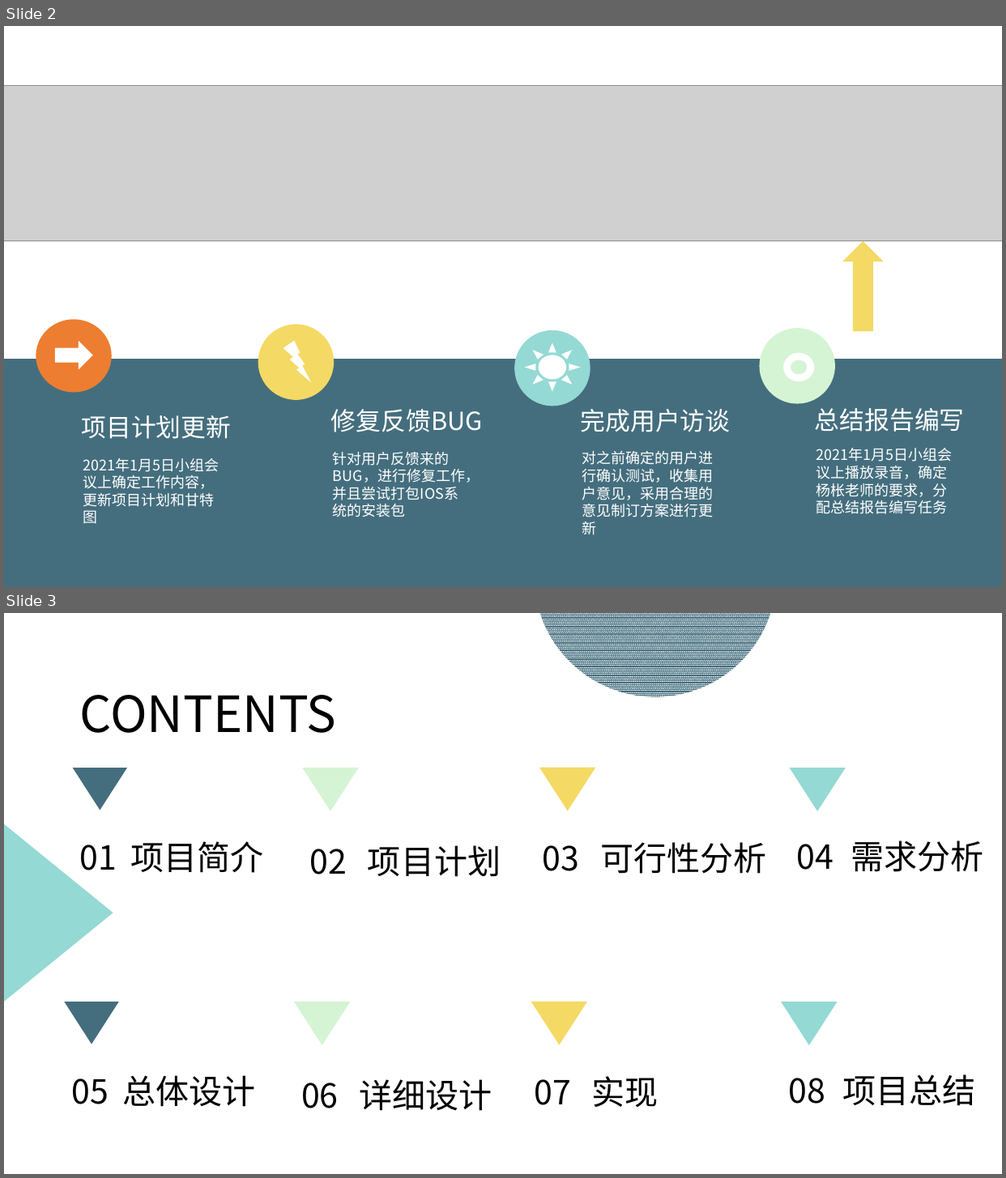
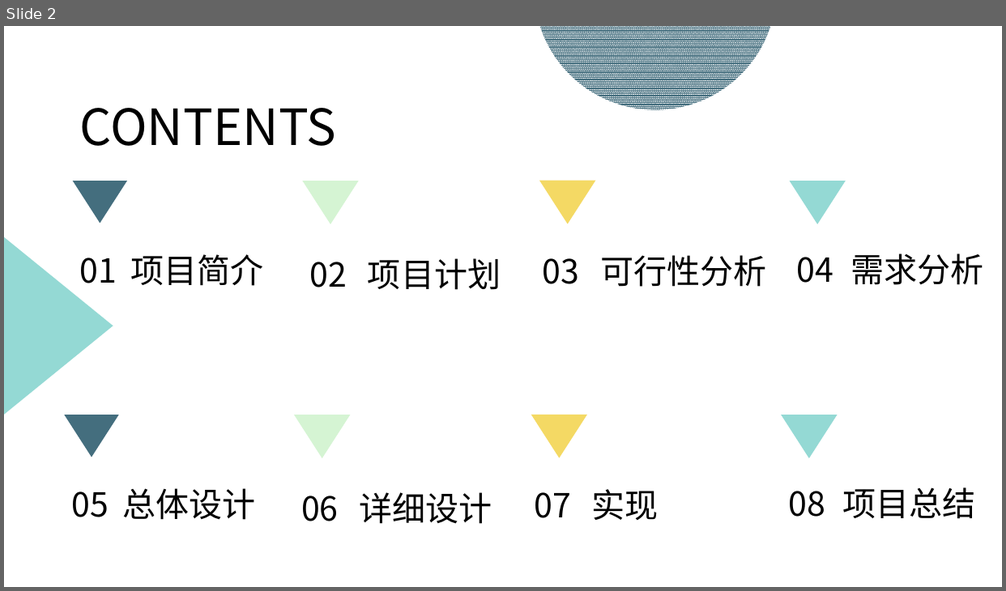
Before and after one commit to zszdxasdf/zhizhang, a slide deck: 总结/SE2020-G14-总结.pptx. Shown one above the other, each under a label of ours: slides 2 and 3 before the commit, slide 2 after it. The pictures are 1006x1178 and 1006x591 pixels, drawn with LibreOffice and Linux fonts; fonts in the diff are those of the drawing; grey boxes stand for pictures. Boxes give left, top, right and bottom in pixels: in the first picture for what was removed or moved away, otherwise in the second. Text is boxed around its words. In the diff, an @@ line names an element or a change of style, - is before the commit and + after.

Commit message:
总结阶段更新

```diff
--- a/总结/SE2020-G14-总结.pptx
+++ b/总结/SE2020-G14-总结.pptx
@@ slide 2 removed at [4, 26, 1002, 587], background #FFFFFF @@
@@ picture removed at [4, 86, 1002, 241] @@
@@ up arrow removed at [842, 241, 883, 332] @@
@@ ellipse removed at [36, 319, 112, 392] @@
@@ right arrow removed at [55, 341, 93, 370] @@
@@ ellipse removed at [258, 325, 334, 400] @@
@@ lightning bolt removed at [283, 341, 312, 383] @@
@@ ellipse removed at [514, 331, 590, 407] @@
@@ ellipse removed at [760, 328, 835, 404] @@
@@ rectangle removed at [4, 359, 1002, 587] @@
@@ sun removed at [524, 343, 581, 391] @@
@@ donut removed at [783, 353, 814, 382] @@
@@ text removed at [331, 409, 483, 433] @@
-修复反馈BUG
@@ text removed at [581, 409, 731, 433] @@
-完成用户访谈
@@ text removed at [815, 408, 965, 432] @@
-总结报告编写
@@ text removed at [82, 416, 232, 439] @@
-项目计划更新
@@ text removed at [333, 452, 479, 501] @@
-针对用户反馈来的BUG，进行修复工作，并且尝试打包IOS系统的安装包
@@ text removed at [582, 451, 714, 535] @@
-对之前确定的用户进行确认测试，收集用户意见，采用合理的意见制订方案进行更新
@@ text removed at [816, 466, 948, 514] @@
-2021年1月5日小组会议上播放录音，确定杨枨老师的要求，分配总结报告编写任务
@@ text removed at [83, 493, 214, 524] @@
-2021年1月5日小组会议上确定工作内容，更新项目计划和甘特图
@@ what was slide 3 is now slide 2 @@
```
Also in this commit, not shown: 7 slides changed, 7 slides added, 17 other files.
